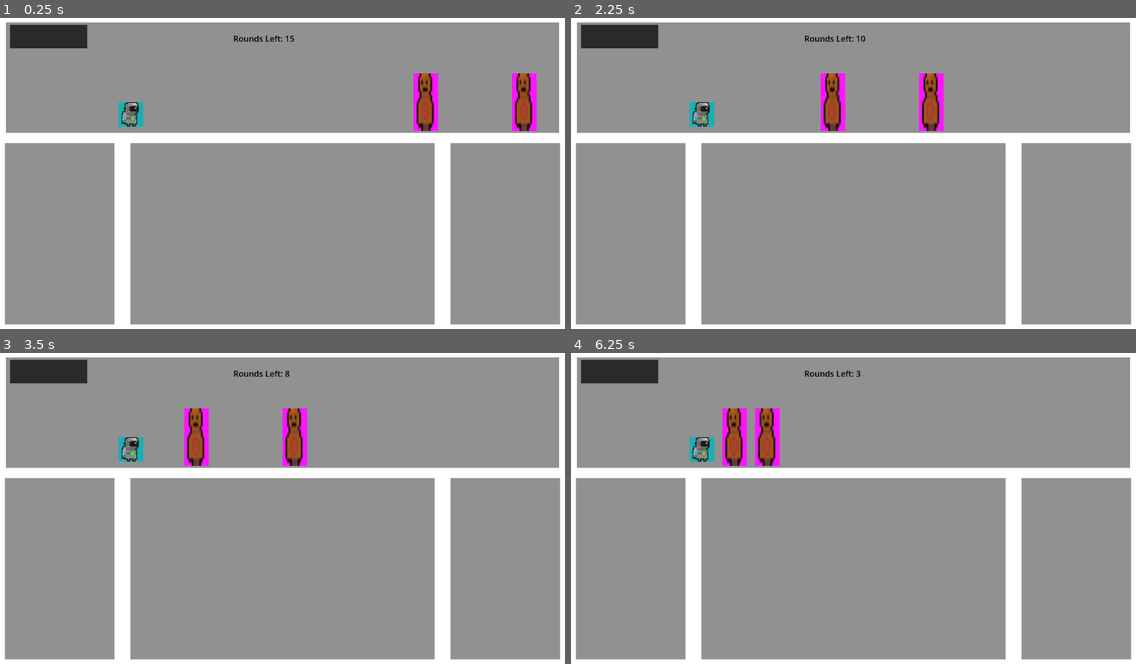
Above: before the commit, frames 1-4 (two rows, left to right).
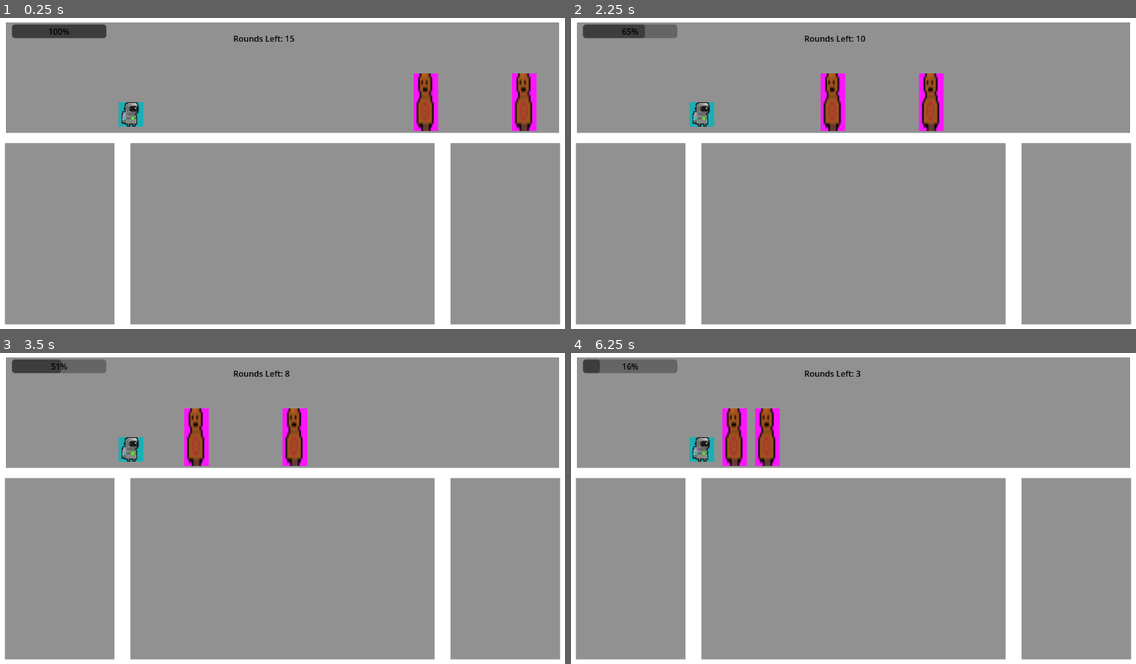
Above: after the commit, the same moments.

Repository: CoderXam/UntitledGameJame104
Game: Godot game, scene res://Scenes/Combat Stuff/CombatScene.tscn
Two runs of this game, one before a commit and one after it. Both use one fixed random seed, a clock stepped at 60 frames per second and the inputs below. This scene is started directly instead of the project's main scene.
Inputs:
- Up to frame 1 (0.25 s): no input
- Up to frame 2 (2.25 s): tap Enter (ui_accept) at 0.5, 0.77, 1.25, 1.52, 2 s; hold E (use) 0.53-1.28 s; tap E (use) at 1.35 s; hold E (use) from 2.03 s (still down)
- Up to frame 3 (3.5 s): tap Enter (ui_accept) at 2.75, 3.02 s; release E (use) at 2.78 s; tap E (use) at 2.85 s
- Up to frame 4 (6.25 s): tap Enter (ui_accept) at 3.5, 3.77, 4.25, 4.52, 6.02 s; hold E (use) 3.53-4.28 s; tap E (use) at 4.35, 5.85 s; hold E (use) 5.03-5.78 s

The runs differ from the first frame. In frame 1, 0.7% of the frame differs, in the area x 1-19%, y 1-10%; in frame 2, 0.8%; in frame 3, 0.8%; in frame 4, 1.1%.
Error in both runs: Invalid call. Nonexistent function 'use' in base 'Nil'. (res://player_data.gd:25)

Commit message:
healthbar starting

Diff:
--- a/Scenes/Combat Stuff/CombatScene.tscn
+++ b/Scenes/Combat Stuff/CombatScene.tscn
@@ -10,7 +10,7 @@
 
 [node name="CombatScene" type="Node2D"]
 script = ExtResource("1_77n8x")
-rounds = 15
+maxRounds = 15
 
 [node name="Layout" type="Node2D" parent="."]
 z_index = -1
@@ -47,6 +47,7 @@
 mesh = SubResource("QuadMesh_7j0hp")
 
 [node name="HealthBar" type="MeshInstance2D" parent="Layout/Node2D"]
+visible = false
 modulate = Color(0.568973, 0.568973, 0.568973, 1)
 self_modulate = Color(0.288518, 0.288518, 0.288518, 1)
 position = Vector2(120, 48)
@@ -71,6 +72,15 @@
 [node name="PlayerCombat" parent="." instance=ExtResource("4_crla7")]
 position = Vector2(264, 176)
 
+[node name="ProgressBar" type="ProgressBar" parent="."]
+modulate = Color(0, 0, 0, 1)
+z_index = 10
+offset_left = 48.0
+offset_top = 24.0
+offset_right = 232.0
+offset_bottom = 51.0
+value = 76.0
+
 [connection signal="roundEnd" from="." to="EnemyTemplate" method="_on_combat_scene_round_end"]
 [connection signal="roundEnd" from="." to="EnemyTemplate2" method="_on_combat_scene_round_end"]
 [connection signal="roundEnd" from="." to="PlayerCombat" method="_on_combat_scene_round_end"]
--- a/Scenes/Combat Stuff/combat_scene.gd
+++ b/Scenes/Combat Stuff/combat_scene.gd
@@ -1,14 +1,19 @@
 extends Node2D
 
-@export var rounds = 10
+@export var maxRounds = 10
+
 
 signal roundEnd(roundsLeft: int)
 signal roundStart()
 
+@onready var rounds = maxRounds
+@onready var healthBar = $ProgressBar
 
 
 # Called when the node enters the scene tree for the first time.
 func _ready():
+
+	healthBar.value = 100
 
 	Global.resetPos(18)
 
@@ -43,7 +48,9 @@
 	if rounds == 0:
 		return
 
+
 	rounds -= 1
+	healthBar.value -= 100/(maxRounds-1)
 	roundEnd.emit(rounds)
 	$roundCounter.text = "Rounds Left: %d" % rounds
 	#print("test end scene")
